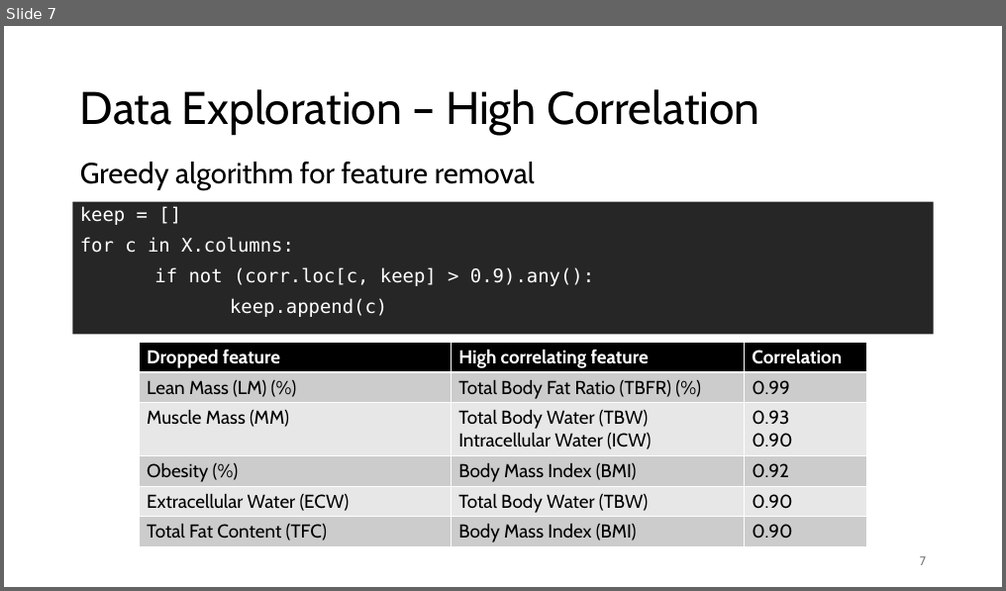
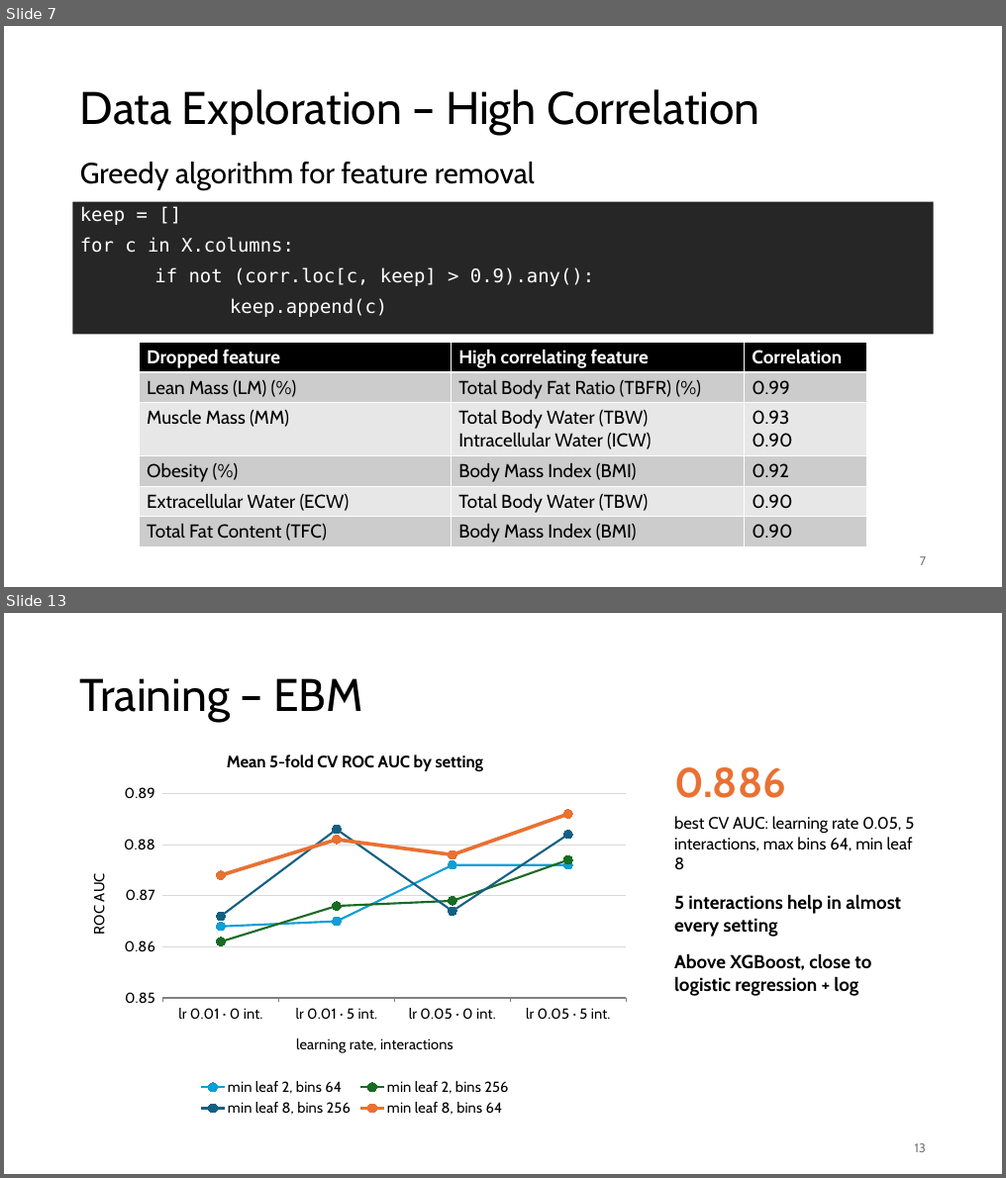
Before and after one commit to MatteoSoldini/DAT540_project, a slide deck: presentation.pptx. Shown one above the other, each under a label of ours: slide 7 before the commit, slides 7 and 13 after it; the slides between them are not shown. The pictures are 1006x591 and 1006x1178 pixels, drawn with LibreOffice and Linux fonts; fonts in the diff are those of the drawing. Boxes give left, top, right and bottom in pixels: in the first picture for what was removed or moved away, otherwise in the second. Text is boxed around its words. In the diff, an @@ line names an element or a change of style, - is before the commit and + after.

```diff
--- a/presentation.pptx
+++ b/presentation.pptx
@@ slide 13 added at box(4, 613, 1002, 1174), background #FFFFFF @@
@@ title added at box(80, 678, 363, 722), 44 pt, text #000000 @@
+Training – EBM
@@ line chart added at box(73, 736, 638, 1121) @@
+title "Mean 5-fold CV ROC AUC by setting"
+categories: lr 0.01 · 0 int., lr 0.01 · 5 int., lr 0.05 · 0 int., lr 0.05 · 5 int.
+min leaf 2, bins 64: 0.864, 0.865, 0.876, 0.876
+min leaf 2, bins 256: 0.861, 0.868, 0.869, 0.877
+min leaf 8, bins 256: 0.866, 0.883, 0.867, 0.882
+min leaf 8, bins 64: 0.874, 0.881, 0.878, 0.886
@@ text added at box(674, 767, 786, 798), 40 pt, text #E97132, bold @@
+0.886
@@ text added at box(674, 816, 914, 869), 16 pt, text #000000 @@
+best CV AUC: learning rate 0.05, 5 interactions, max bins 64, min leaf 8
@@ text added at box(674, 894, 901, 996), 18 pt, text #000000, bold @@
+5 interactions help in almost every setting
+Above XGBoost, close to logistic regression + log
@@ page number added at box(915, 1144, 926, 1153), 12 pt, text #797979 @@
+13
```
Also in this commit, not shown: 11 other slides added, 2 slides removed, 1 other file.
